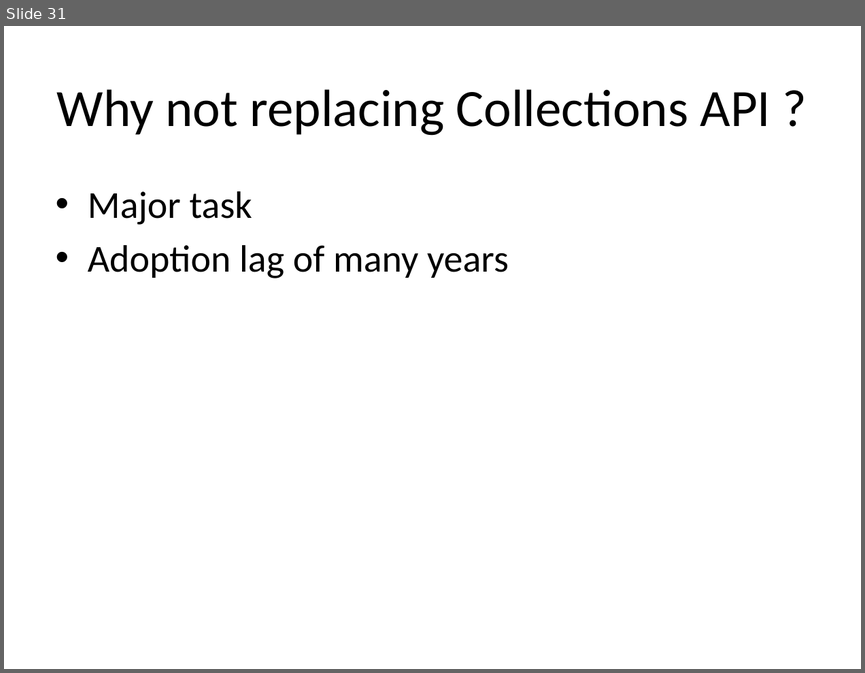
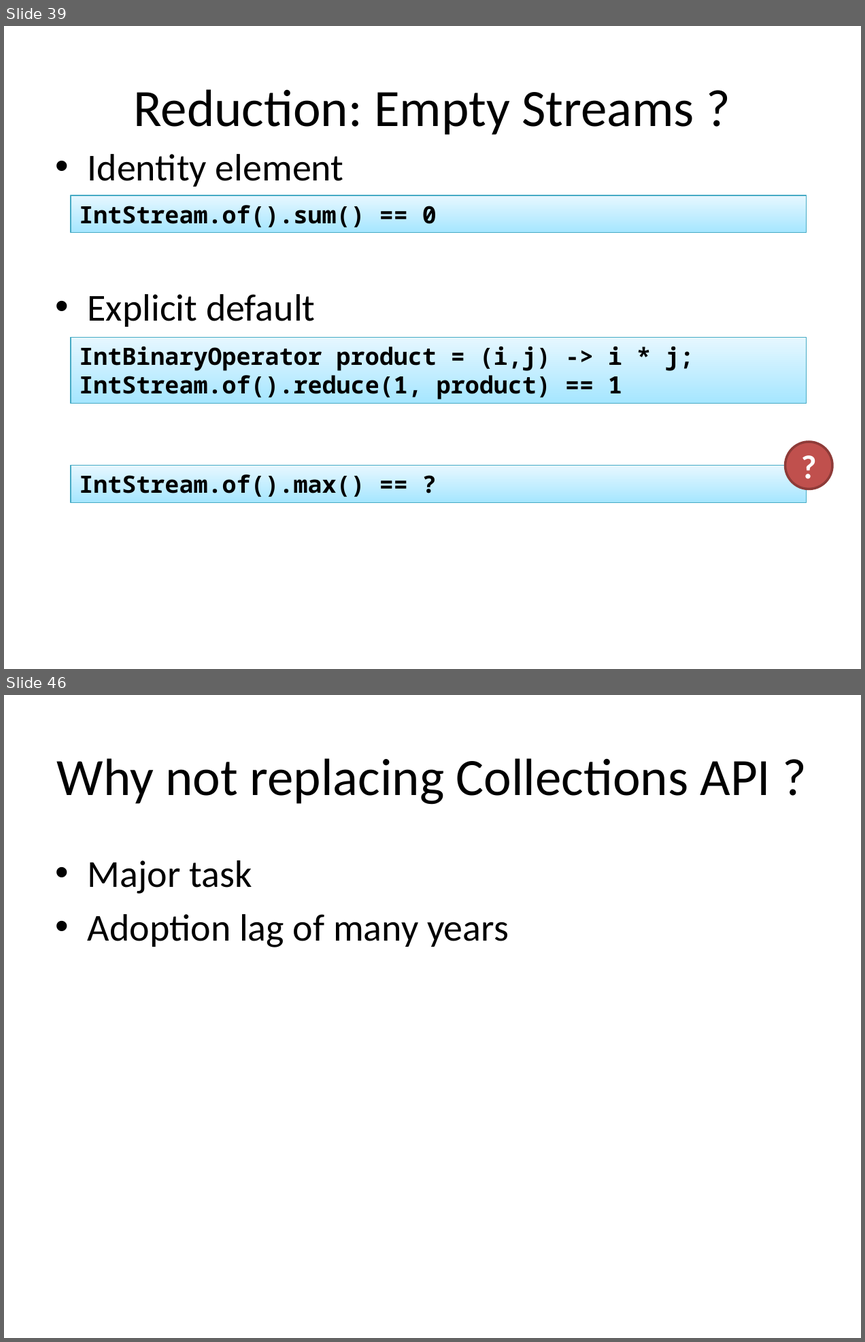
Before and after one commit to kwakeroni/workshops, a slide deck: workshop-java8.pptx. Shown one above the other, each under a label of ours: slide 31 before the commit, slides 39 and 46 after it; the slides between them are not shown. The pictures are 865x673 and 865x1342 pixels, drawn with LibreOffice and Linux fonts; fonts in the diff are those of the drawing. Boxes give left, top, right and bottom in pixels: in the first picture for what was removed or moved away, otherwise in the second. Text is boxed around its words. In the diff, an @@ line names an element or a change of style, - is before the commit and + after.

Commit message:
Added reduction and collection

```diff
--- a/workshop-java8.pptx
+++ b/workshop-java8.pptx
@@ slide 39 added at (x1=4, y1=26, x2=861, y2=669), background #FFFFFF @@
@@ title added at (x1=133, y1=89, x2=694, y2=135), 44 pt, text #000000 @@
+Reduction: Empty Streams ?
@@ text added at (x1=88, y1=154, x2=344, y2=327), 32 pt, text #000000 @@
+• Identity element
+• Explicit default
@@ rectangle added at (x1=71, y1=195, x2=806, y2=233), fill gradient #E6F7FF to #A6E6FF, outline #46AAC4 0.74 pt, 20 pt, text #000000, bold @@
+IntStream.of().sum() == 0
@@ rectangle added at (x1=71, y1=337, x2=806, y2=403), fill gradient #E6F7FF to #A6E6FF, outline #46AAC4 0.74 pt, 20 pt, text #000000, bold @@
+IntBinaryOperator product = (i,j) -> i * j;
+IntStream.of().reduce(1, product) == 1
@@ ellipse added at (x1=785, y1=441, x2=832, y2=488), fill #C0504D, outline #8E3B39 2 pt, 28 pt, text #FFFFFF, bold @@
+?
@@ rectangle added at (x1=71, y1=465, x2=806, y2=503), fill gradient #E6F7FF to #A6E6FF, outline #46AAC4 0.74 pt, 20 pt, text #000000, bold @@
+IntStream.of().max() == ?
@@ what was slide 31 is now slide 46 @@
```
Also in this commit, not shown: 1 slide changed, 15 other slides added, 1 slide removed, 1 other file.
